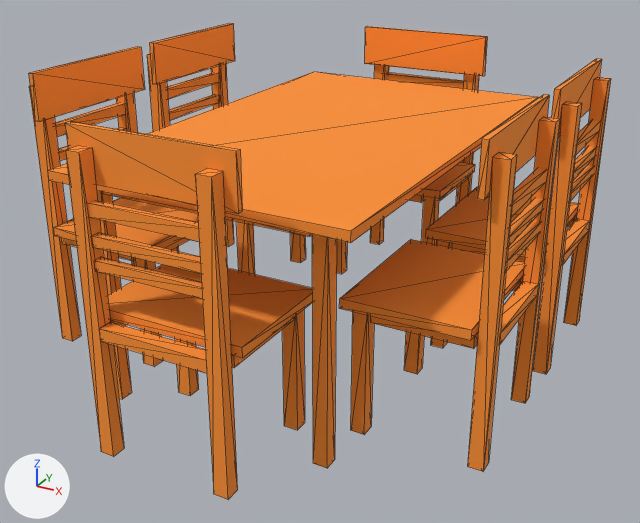
The glTF model Furniture/dining_table_set/dining_table_set.gltf, before and after one commit.
One viewpoint serves both versions: a camera (50 mm lens) standing at (1.5, -2.83, 1.72) and looking at (0.0, -0.1, 0.36). The lights are fixed; the arrows at lower left show +X, +Y and +Z. Mesh edges are drawn as thin lines.
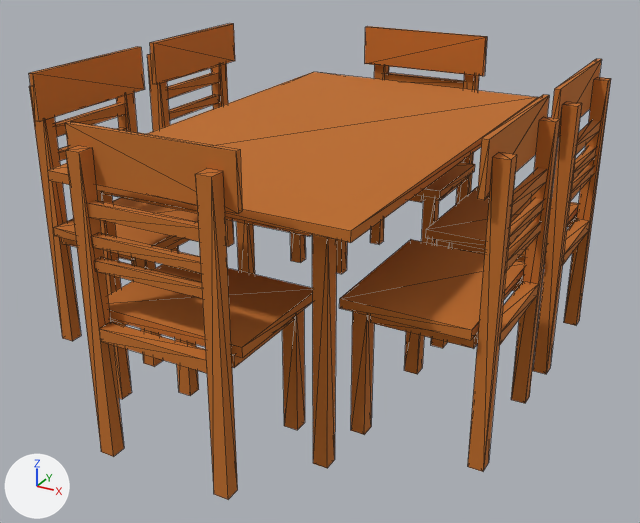
Location of each change, (x1, y1, x2, y2) in pixels of the pictures (640 x 523 px):
```json
{"object": "mesh1898937961", "change": "recoloured", "before": [65, 121, 313, 500], "after": [65, 121, 313, 500]}
{"object": "mesh855033435", "change": "recoloured", "before": [47, 72, 538, 468], "after": [47, 72, 538, 468]}
{"object": "mesh128594385", "change": "recoloured", "before": [339, 94, 560, 472], "after": [339, 94, 560, 472]}
{"object": "mesh837925054", "change": "recoloured", "before": [426, 59, 611, 374], "after": [426, 59, 611, 374]}
{"object": "mesh689985168", "change": "recoloured", "before": [29, 47, 198, 367], "after": [29, 47, 198, 367]}
{"object": "mesh618971222", "change": "recoloured", "before": [336, 26, 487, 274], "after": [336, 26, 487, 274]}
{"object": "mesh14001241", "change": "recoloured", "before": [147, 23, 306, 274], "after": [147, 23, 306, 274]}
```

The change, as JSON lines over the scene's bpy script:
```json
{"op": "set", "path": "mat_mat19.base_color", "old": "(1.0, 0.286, 0.0312)", "new": "(0.529, 0.155, 0.0187)", "note": "orange #ff9231 -> orange #c06e25"}
```
